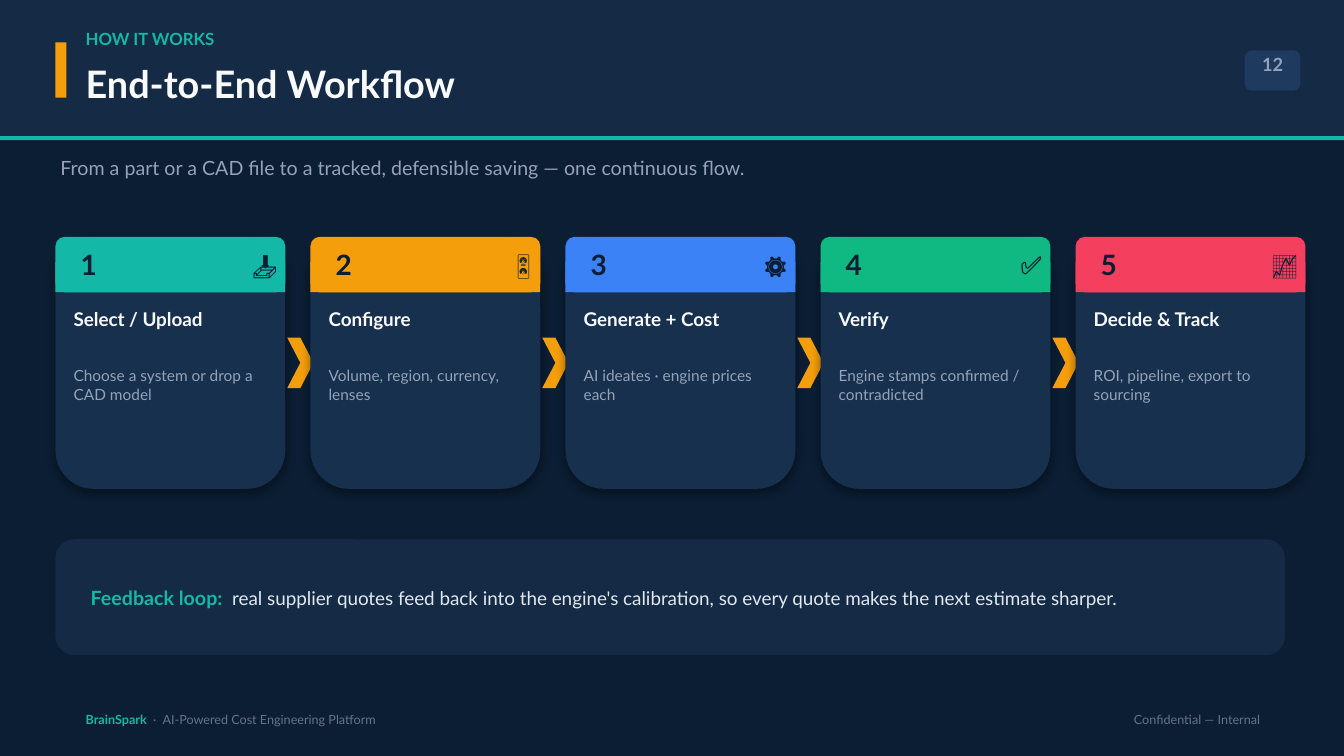
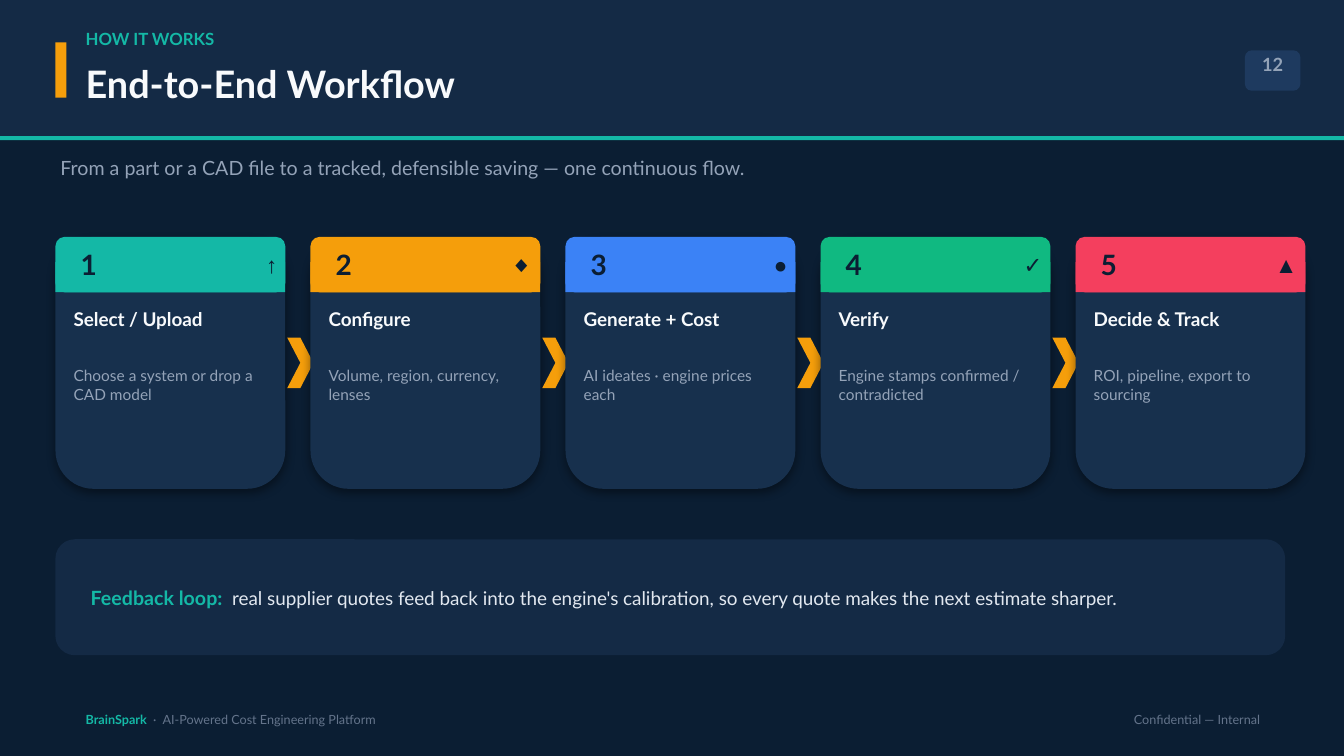
Before and after one commit to bhosaleavinash546/leamington-marathi, a slide deck: slide 12 of BrainSpark_Director_Presentation.pptx. Drawn at 1344x756 pixels with LibreOffice and Linux fonts; fonts in the diff are those of the drawing. Boxes give left, top, right and bottom in pixels: in the first picture for what was removed or moved away, otherwise in the second. Text is boxed around its words. In the diff, an @@ line names an element or a change of style, - is before the commit and + after.

```diff
--- a/BrainSpark_Director_Presentation.pptx
+++ b/BrainSpark_Director_Presentation.pptx
@@ text at (136,237,277,292): text changed; size 18 to 16 pt; font Lato to Arial @@
-📥
+↑
@@ text at (391,237,532,292): text changed; size 18 to 16 pt; font Lato to Arial @@
-🎛
+◆
@@ text at (646,237,787,292): text changed; size 18 to 16 pt; font Lato to Arial @@
-⚙️
+●
@@ text at (901,237,1043,292): text changed; size 18 to 16 pt; font Lato to Arial @@
-✅
+✓
@@ text at (1156,237,1298,292): text changed; size 18 to 16 pt; font Lato to Arial @@
-📈
+▲
```
Also in this commit, not shown: 14 other slides changed.
